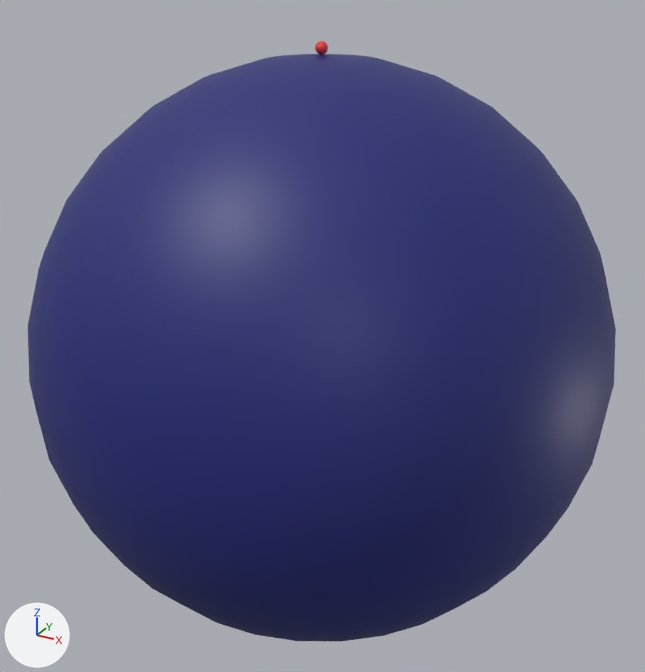
An edit to the FBX model Ray-Tracer/scenes/Basic.fbx, drawn before and after from the same camera.
Before and after are seen from a 50 mm camera at (70.4, -127.6, 15.9) aimed at (0.1, 0.1, -48.0). The axes (+X, +Y, +Z) are drawn at lower left. The lights are the same throughout. Where no turn or scale is listed for an object, it has been applied to the vertices.
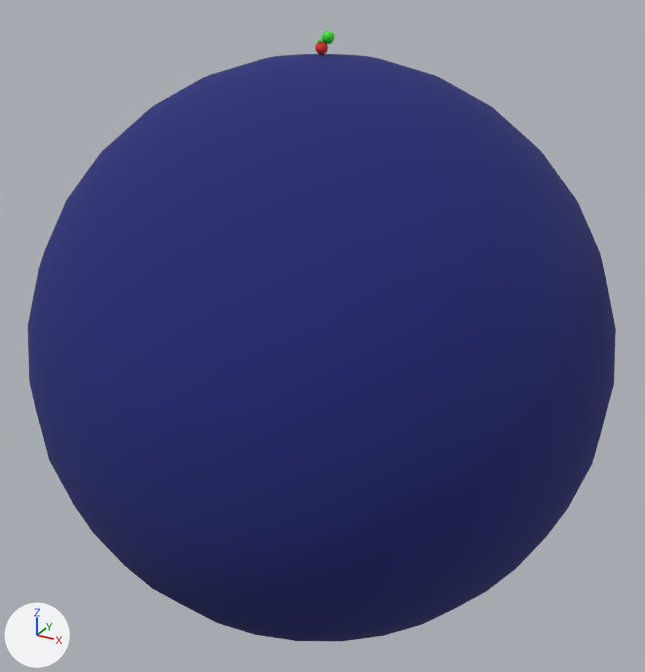
Pixel boxes (x1, y1, x2, y2) of what changed, in the pictures (645 x 672 px):
'Sphere.001', surface changed
    both: (28, 54, 616, 544)
'Sphere.002', added
    after: (322, 31, 334, 44)

What the commit changed:
In material 'Blue' (mat_blue), roughness goes from 0.5 to 1.0.
Material 'Green' (mat_green) is new.
Its base color is (0.041, 0.8, 0.0226) (green #39e729).
Mesh me_sphere_002 is new.
It is a UV sphere (32 segments, 16 rings, poles along z) spanning x -1.0..1.0, y -1.0..1.0, z -1.0..1.0.
It uses material mat_green (green #39e729).
Object 'Sphere.002' (ob_sphere_002) is new; it shows me_sphere_002.
Its location is (1.0, 0.2, 2.6).
